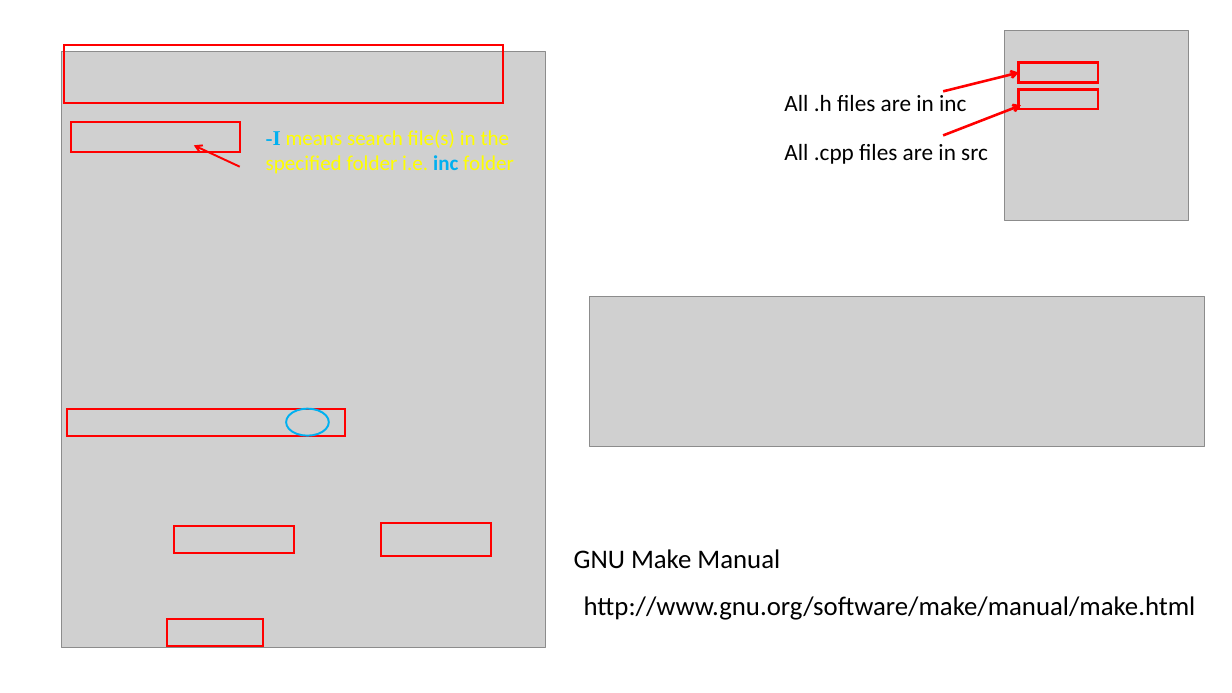
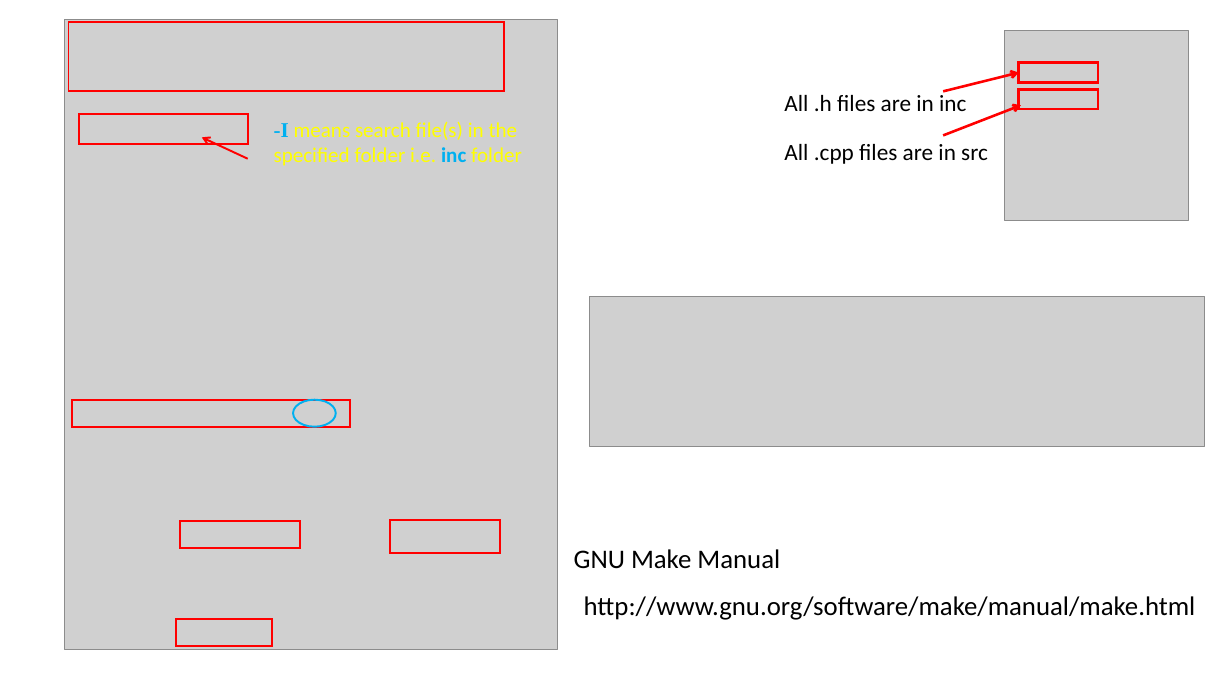
Before and after one commit to ShiqiYu/CPP, a slide deck: slide 16 of week04/Lab04.pptx. Drawn at 1232x693 pixels with LibreOffice and Linux fonts; fonts in the diff are those of the drawing; grey boxes stand for pictures; background and template pictures are left out. Boxes give left, top, right and bottom in pixels: in the first picture for what was removed or moved away, otherwise in the second. Text is boxed around its words. In the diff, an @@ line names an element or a change of style, - is before the commit and + after.

```diff
--- a/week04/Lab04.pptx
+++ b/week04/Lab04.pptx
@@ picture: place and size @@
-picture at <box>62,52,545,648</box>
+picture at <box>64,19,557,650</box>
@@ rectangle: place and size @@
-rectangle at <box>64,45,503,104</box>
+rectangle at <box>68,22,504,91</box>
@@ rectangle: place and size @@
-rectangle at <box>71,123,239,152</box>
+rectangle at <box>79,115,248,144</box>
@@ arrow moved from (239, 166) - (194, 145) to (248, 159) - (201, 138) @@
@@ 1 text, 1 rectangle, 1 ellipse: place and size @@
-1 text, 1 rectangle, 1 ellipse at <box>67,130,514,435</box>
+1 text, 1 rectangle, 1 ellipse at <box>72,122,522,427</box>
@@ rectangle: place and size @@
-rectangle at <box>175,526,294,553</box>
+rectangle at <box>180,521,299,548</box>
@@ rectangle: place and size @@
-rectangle at <box>381,523,491,556</box>
+rectangle at <box>390,519,500,553</box>
@@ rectangle: place and size @@
-rectangle at <box>167,619,263,646</box>
+rectangle at <box>176,619,272,646</box>
```
Also in this commit, not shown: 1 other file.
